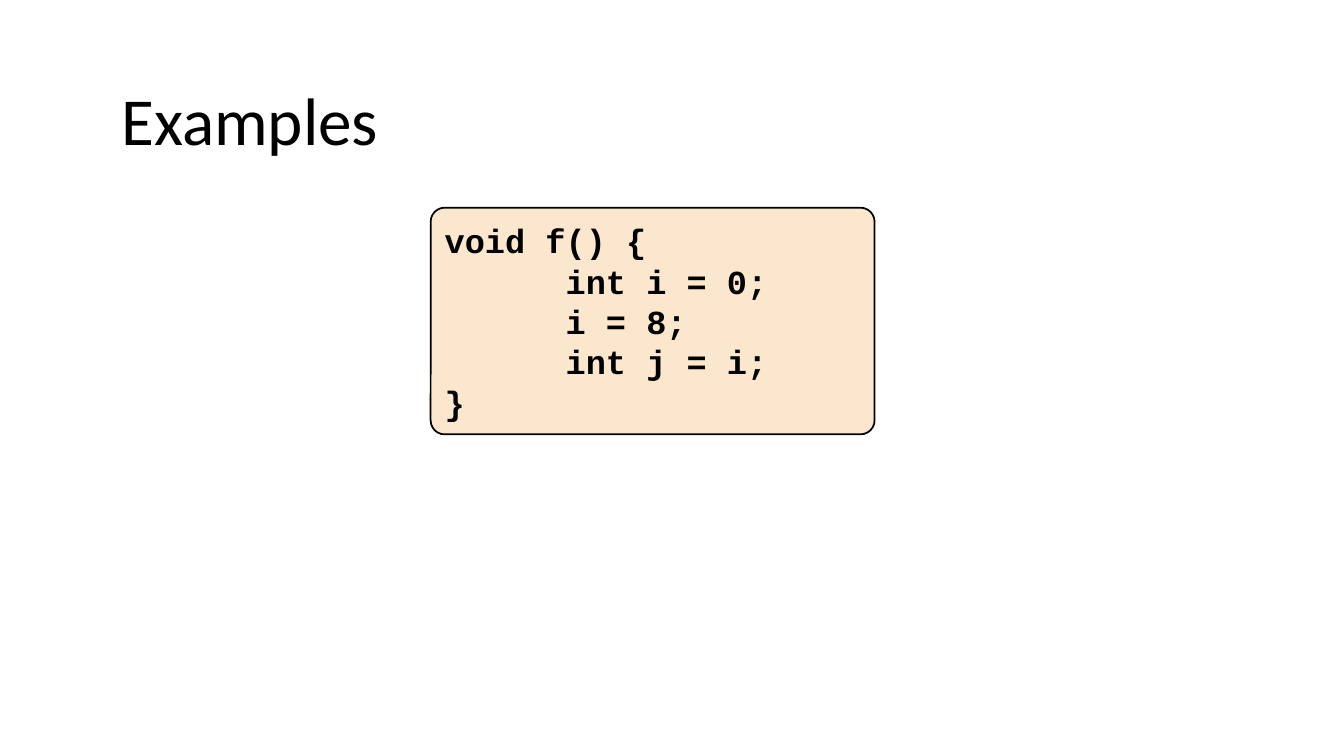
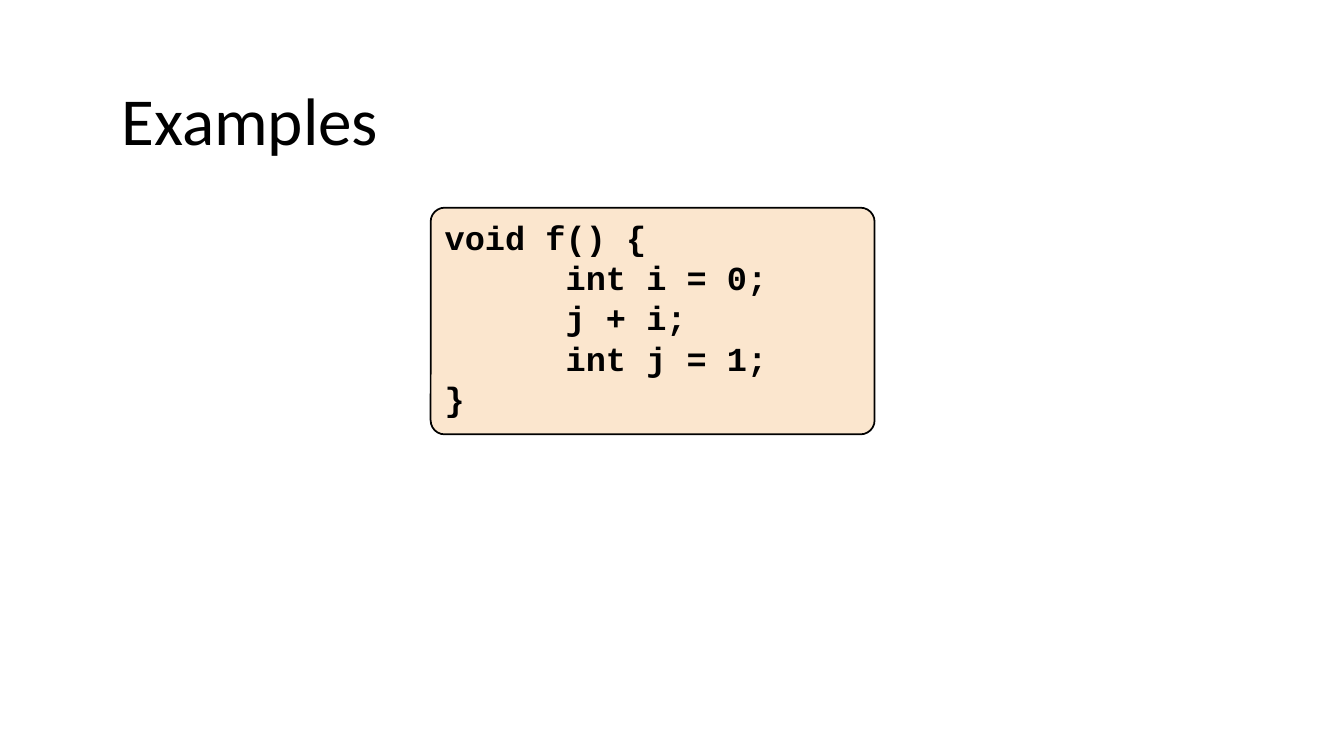
Before and after one commit to nivshani/compilation, a slide deck: slide 16 of slides/top_down_parsing.pptx (slide 14 before the commit). Drawn at 1344x756 pixels with LibreOffice and Linux fonts; fonts in the diff are those of the drawing. Boxes give left, top, right and bottom in pixels: in the first picture for what was removed or moved away, otherwise in the second. Text is boxed around its words. In the diff, an @@ line names an element or a change of style, - is before the commit and + after.

```diff
--- a/slides/top_down_parsing.pptx
+++ b/slides/top_down_parsing.pptx
@@ rounded rectangle "void f() {" at (431,208,874,435): vertical alignment middle to top @@
@@ text in rounded rectangle at (566,306,767,378): text changed @@
-i = 8;
-int j = i;
+j + i;
+int j = 1;
```
Also in this commit, not shown: 17 other slides changed, 3 slides added, 4 slides removed, 1 other file.
